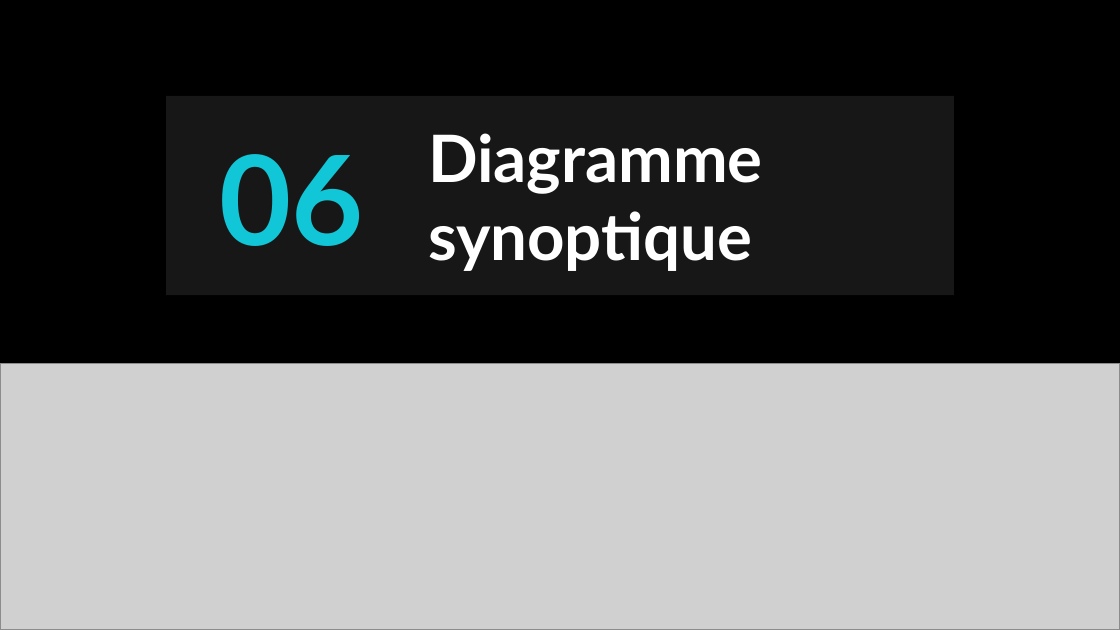
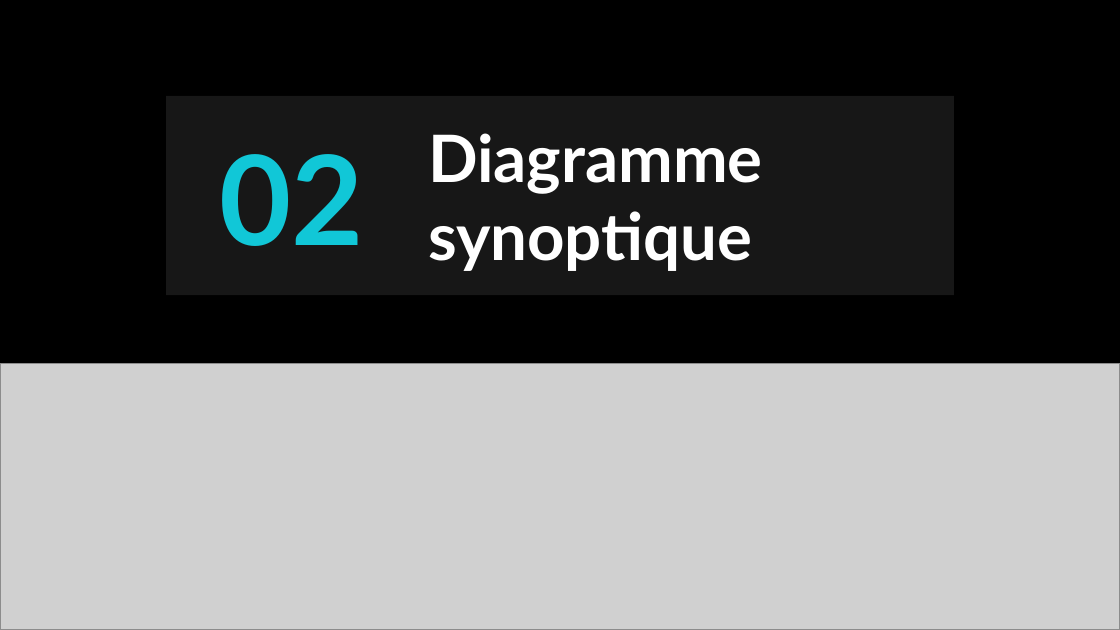
Before and after one commit to LeducJean/ProjetDMX, a slide deck: slide 5 of documentation/Powerpoint projet DMX.pptx (slide 14 before the commit). Drawn at 1120x630 pixels with LibreOffice and Linux fonts; fonts in the diff are those of the drawing; grey boxes stand for pictures; background and template pictures are left out. Boxes give left, top, right and bottom in pixels: in the first picture for what was removed or moved away, otherwise in the second. Text is boxed around its words. In the diff, an @@ line names an element or a change of style, - is before the commit and + after.

Commit message:
maj diapo diagramme synoptique avant

```diff
--- a/documentation/Powerpoint projet DMX.pptx
+++ b/documentation/Powerpoint projet DMX.pptx
@@ title at (x1=219, y1=154, x2=363, y2=246): text changed @@
-06
+02
```
Also in this commit, not shown: 5 other slides changed.
